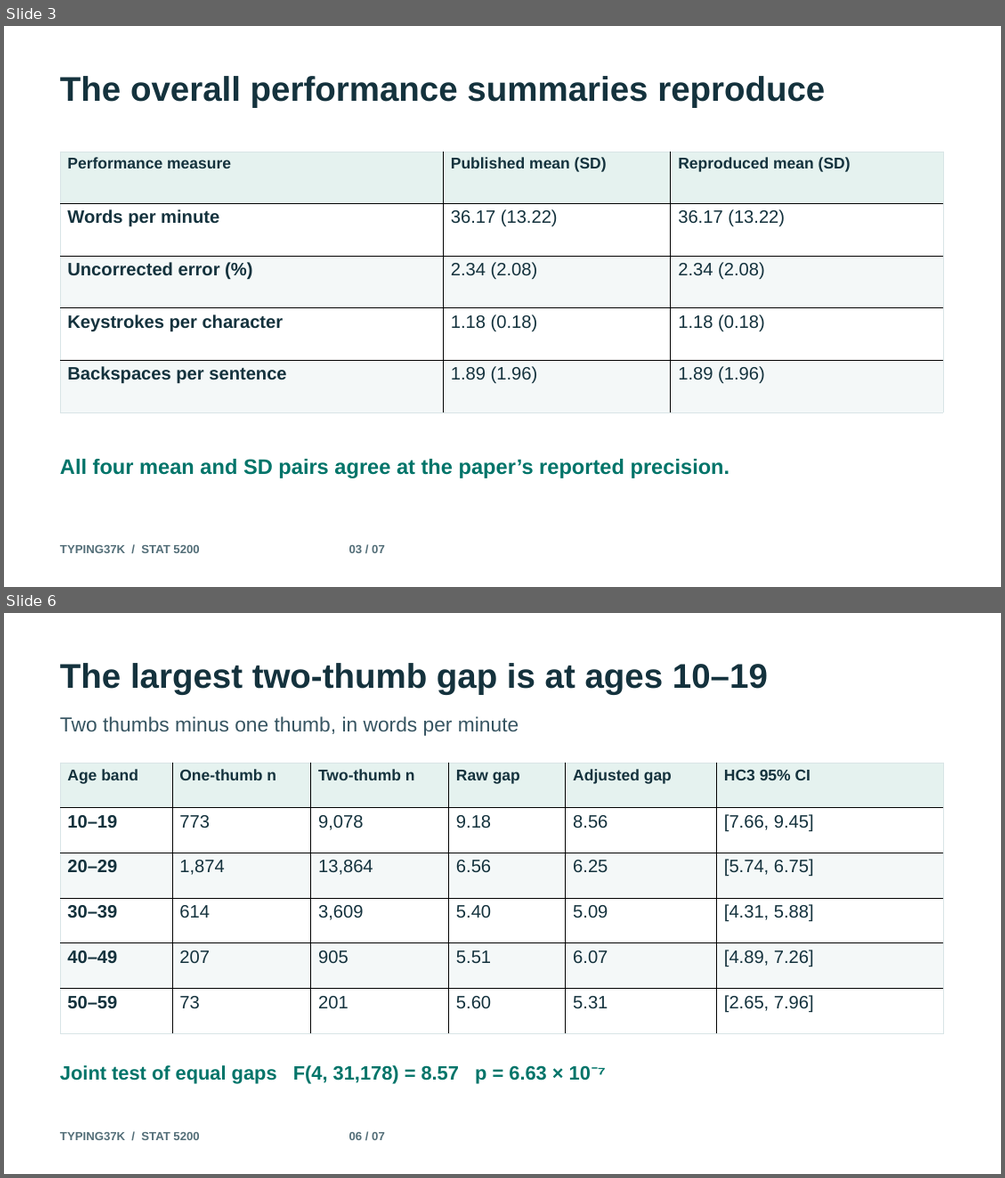
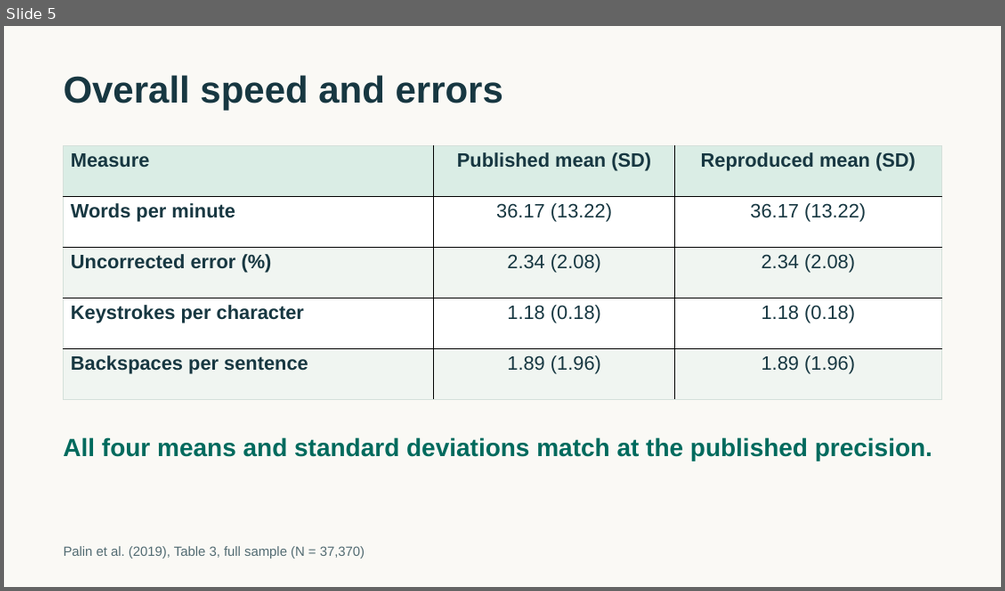
Before and after one commit to supamike2323/typing37k-replication, a slide deck: docs/presentation.pptx. Shown one above the other, each under a label of ours: slides 3 and 6 before the commit, slide 5 after it; the slides between them are not shown. The pictures are 1005x1178 and 1005x591 pixels, drawn with LibreOffice and Linux fonts; fonts in the diff are those of the drawing. Boxes give left, top, right and bottom in pixels: in the first picture for what was removed or moved away, otherwise in the second. Text is boxed around its words. In the diff, an @@ line names an element or a change of style, - is before the commit and + after.

```diff
--- a/docs/presentation.pptx
+++ b/docs/presentation.pptx
@@ slide 6 removed at (4,613,1001,1174), background #FFFFFF @@
@@ text removed at (60,663,768,695) @@
-The largest two-thumb gap is at ages 10–19
@@ text removed at (60,716,518,736) @@
-Two thumbs minus one thumb, in words per minute
@@ table removed at (60,763,942,1033), 6 rows, 6 columns @@
-Age band | One-thumb n | Two-thumb n | Raw gap | Adjusted gap | HC3 95% CI
-10–19 | 773 | 9,078 | 9.18 | 8.56 | [7.66, 9.45]
-20–29 | 1,874 | 13,864 | 6.56 | 6.25 | [5.74, 6.75]
-30–39 | 614 | 3,609 | 5.40 | 5.09 | [4.31, 5.88]
-40–49 | 207 | 905 | 5.51 | 6.07 | [4.89, 7.26]
-50–59 | 73 | 201 | 5.60 | 5.31 | [2.65, 7.96]
@@ text removed at (60,1065,606,1084) @@
-Joint test of equal gaps F(4, 31,178) = 8.57 p = 6.63 × 10⁻⁷
@@ text removed at (60,1132,385,1140) @@
-TYPING37K / STAT 5200 06 / 07
@@ what was slide 3 is now slide 5 @@
@@ slide 5 changed as well @@
@@ background #FFFFFF to #FAF9F5 @@
@@ text at (64,75,503,111): text changed; size 33 to 36 pt; text colour #14323D to #173741 @@
-The overall performance summaries reproduce
+Overall speed and errors
@@ table at (63,145,942,399) @@
-row 1, column 1: Performance measure
+row 1, column 1: Measure
@@ fill #E5F2EF to #DAEDE5 in row 1 @@
@@ fill #F4F8F8 to #F0F5F1 in 6 cells @@
@@ size 15 to 18.8 pt in "Published mean (SD)", "Reproduced mean (SD)" @@
@@ text colour #14323D to #173741 @@
@@ size 17.2 to 18.8 pt in "Words per minute", "36.17 (13.22)", "36.17 (13.22)", "Uncorrected error (%)" and 8 more places @@
@@ alignment left to centre @@
@@ borders changed @@
@@ table: place and size @@
-table at (60,151,943,412)
+table at (63,145,942,399)
@@ text at (63,437,932,461): text changed; size 20.2 to 24 pt; text colour #007469 to #006A5D @@
-All four mean and SD pairs agree at the paper’s reported precision.
+All four means and standard deviations match at the published precision.
@@ text at (64,546,364,558): text changed; size 11.2 to 12.8 pt; text colour #536E78 to #526B72; bold off @@
-TYPING37K / STAT 5200 03 / 07
+Palin et al. (2019), Table 3, full sample (N = 37,370)
```
Also in this commit, not shown: 7 slides added, 5 other slides removed, 4 other files.
